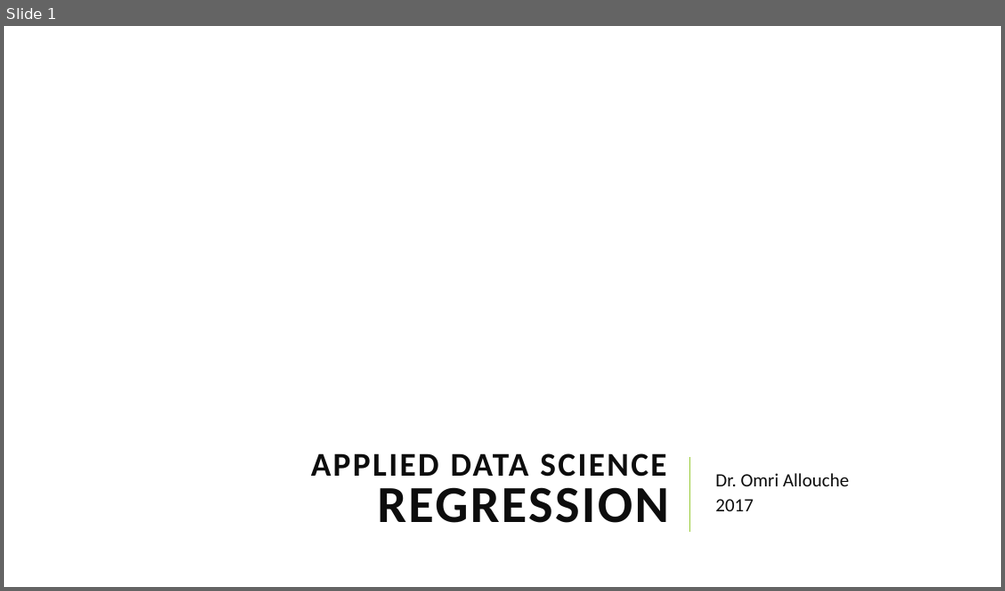
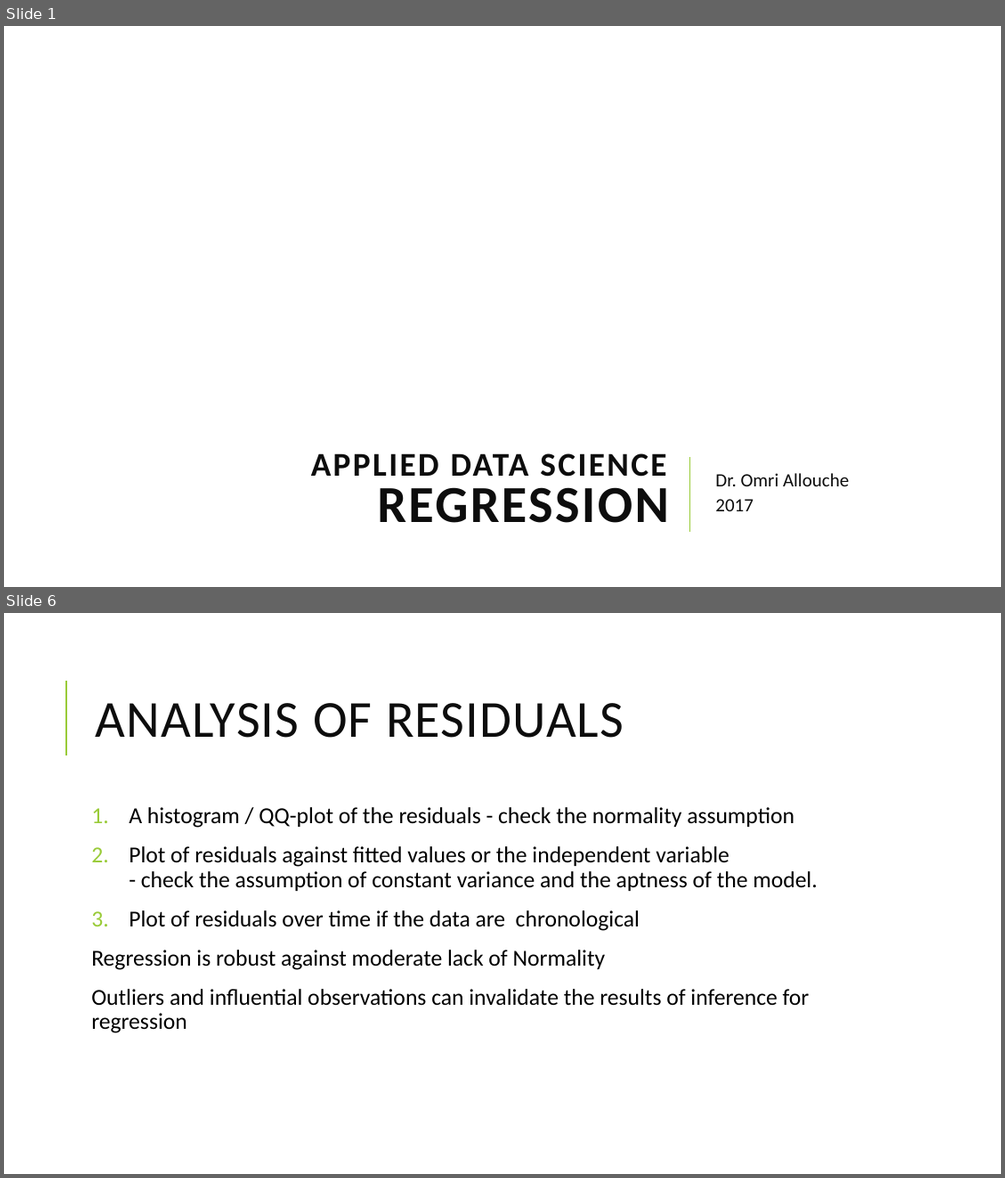
Before and after one commit to yaniv63/applied-data-science, a slide deck: Applied Data Science - Regression.pptx. Shown one above the other, each under a label of ours: slide 1 before the commit, slides 1 and 6 after it; the slides between them are not shown. The pictures are 1005x591 and 1005x1178 pixels, drawn with LibreOffice and Linux fonts; fonts in the diff are those of the drawing; background and template pictures are left out. Boxes give left, top, right and bottom in pixels: in the first picture for what was removed or moved away, otherwise in the second. Text is boxed around its words. In the diff, an @@ line names an element or a change of style, - is before the commit and + after.

```diff
--- a/Applied Data Science - Regression.pptx
+++ b/Applied Data Science - Regression.pptx
@@ slide 6 added at box(4, 613, 1001, 1174), background #FFFFFF @@
@@ line added from (66, 755) to (66, 681), #99CB38 1.5 pt @@
@@ title added at box(95, 703, 623, 738), 50 pt, text #0D0D0D @@
+ANALYSIS OF RESIDUALS
@@ text added at box(91, 807, 817, 1033), 22 pt, text #000000 @@
+1. A histogram / QQ-plot of the residuals - check the normality assumption
+2. Plot of residuals against fitted values or the independent variable
+   - check the assumption of constant variance and the aptness of the model.
+3. Plot of residuals over time if the data are chronological
+Regression is robust against moderate lack of Normality
+Outliers and influential observations can invalidate the results of inference for regression
```
Also in this commit, not shown: 2 slides changed, 12 other slides added, 4 slides removed, 7 other files.
